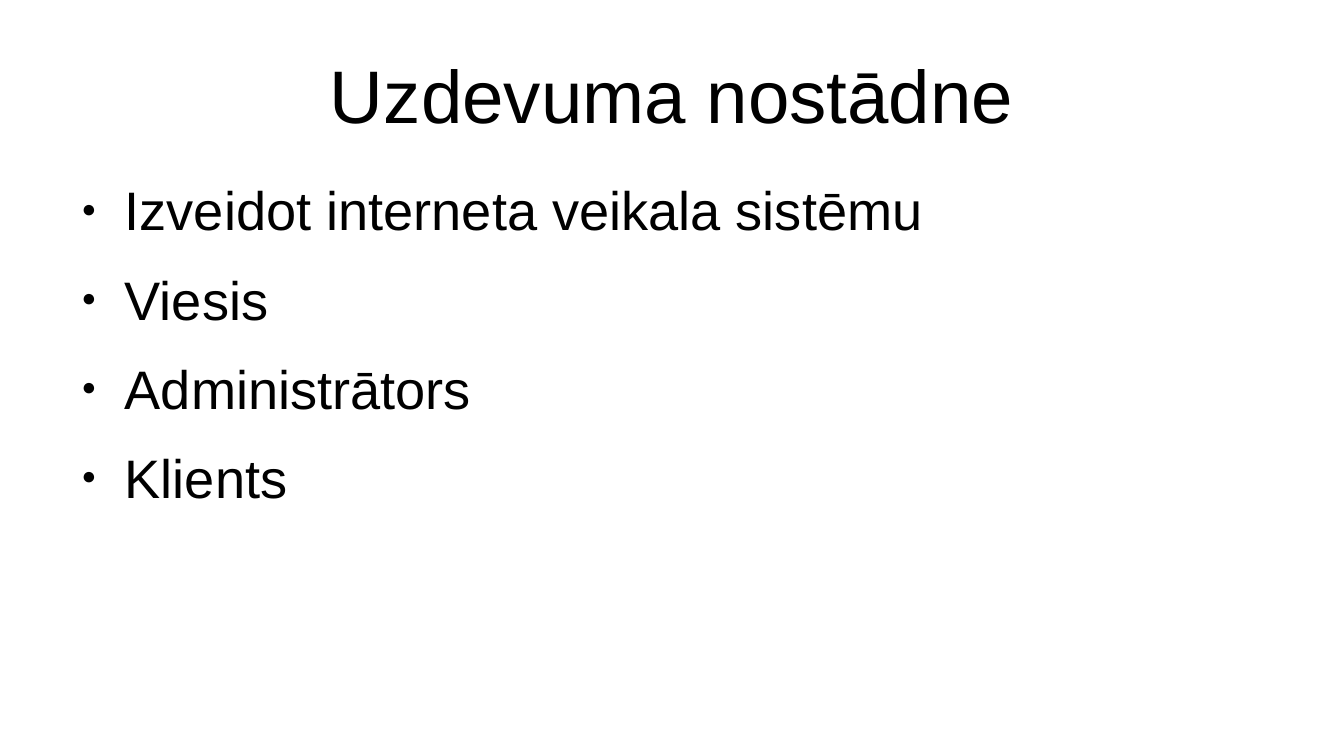
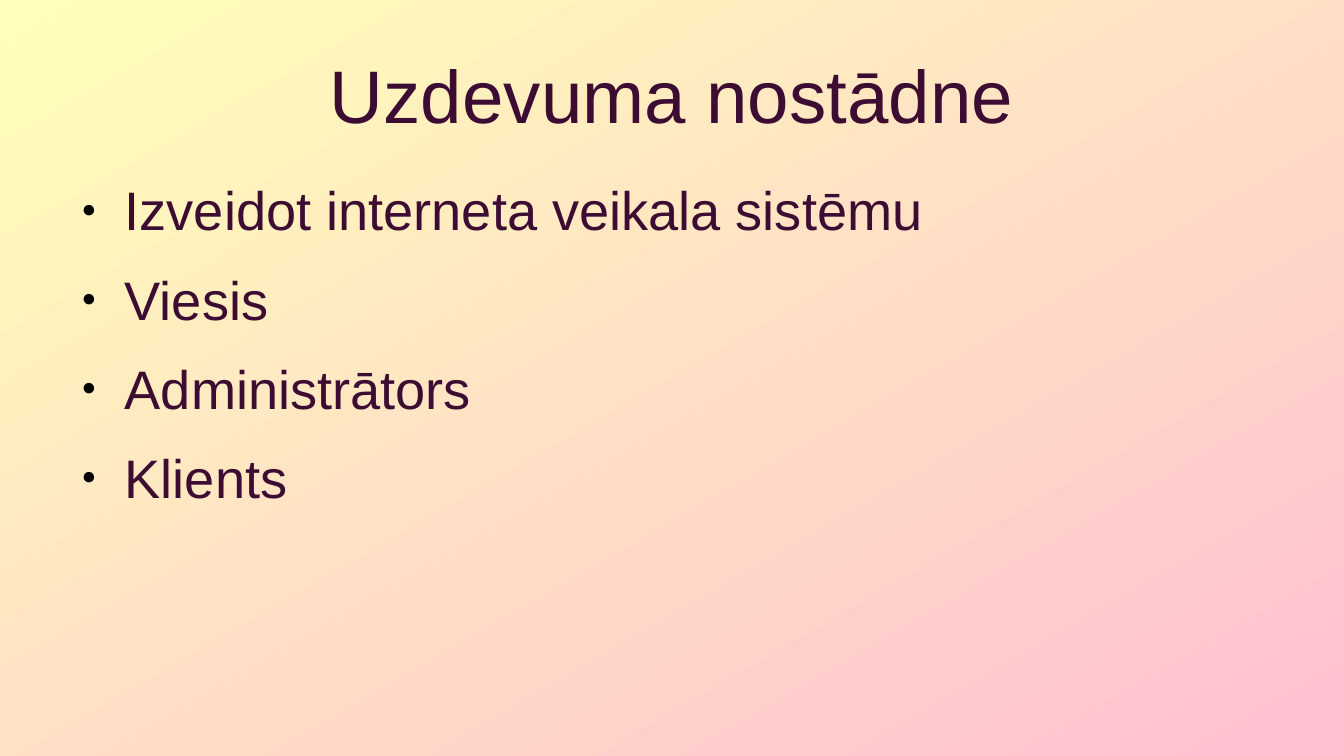
Before and after one commit to rvtprog-kval-21/d41-DenissStrombergs-InternetaVeikalaDatuUzskaitesAutomatizetaSistema, a slide deck: slide 2 of documentation/presentation.pptx. Drawn at 1344x756 pixels with LibreOffice and Linux fonts; fonts in the diff are those of the drawing. Boxes give left, top, right and bottom in pixels: in the first picture for what was removed or moved away, otherwise in the second. Text is boxed around its words. In the diff, an @@ line names an element or a change of style, - is before the commit and + after.

```diff
--- a/documentation/presentation.pptx
+++ b/documentation/presentation.pptx
@@ background #FFFFFF to gradient #FFFFB9 to #FFC0D1 @@
@@ text "Uzdevuma nostādne" at <box>330,69,1013,124</box>: text colour #000000 to #3D0C33 @@
@@ text "Izveidot interneta veikala sistēmu" at <box>125,190,923,499</box>: text colour #000000 to #3D0C33 @@
```
Also in this commit, not shown: 4 other slides changed, 4 slides added, 4 slides removed, 48 other files.
